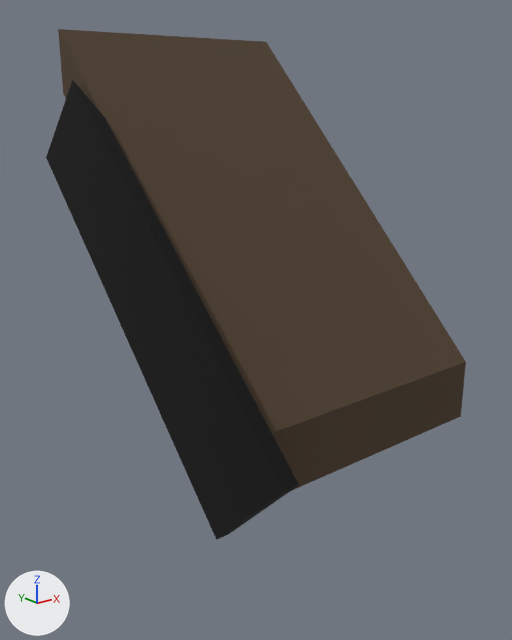
What one commit did to the glTF model godot/assets/props/modelle/dach_ortgang_1m_l_kaputt.glb.
Rendered twice from a 50 mm camera at (-1.101, -0.738, 0.791) aimed at (-0.291, 0.273, 0.387). Lighting does not change. The marker at lower left points along +X, +Y and +Z. The picture after the commit comes second. Vertices at exactly the same position are counted once.

Script lines for the objects in view, before the commit:
```python
me_dach_ortgang_1m_l_kaputt = bpy.data.meshes.new('dach_ortgang_1m_l_kaputt')
me_dach_ortgang_1m_l_kaputt.from_pydata(...)  # 26 vertices, 44 faces; spans x -0.525..0.0, y -0.085..0.648, z 0.102..0.913
# faces by material slot: [32, 12]
me_dach_ortgang_1m_l_kaputt.materials.append(mat_schindeln)  # brown #514030
me_dach_ortgang_1m_l_kaputt.materials.append(mat_holz_verkohlt)  # black #010101
ob_dach_ortgang_1m_l_kaputt = bpy.data.objects.new('dach_ortgang_1m_l_kaputt', me_dach_ortgang_1m_l_kaputt)
ob_dach_ortgang_1m_l_kaputt.location = (0.0, 0.0, 0.0)
```
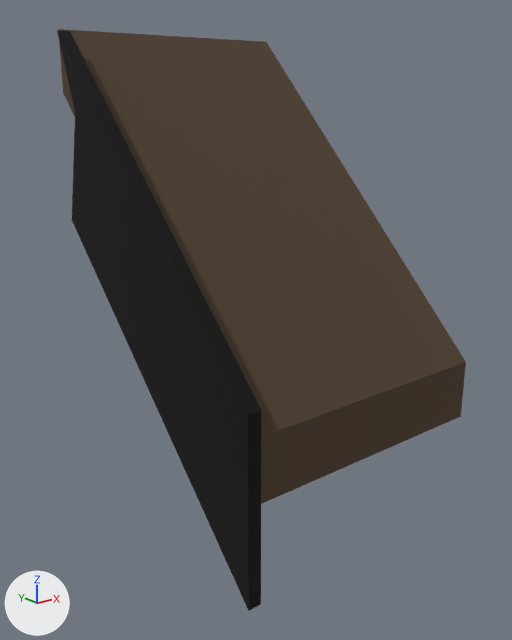
What differs and where, as boxes [x1, y1, x2, y2] in the pictures (512 x 640 px; the box of a moved part takes in the faces that stretch with it):
'dach_ortgang_1m_l_kaputt', reshaped (14% taller): before [46, 29, 466, 540]; after [57, 29, 466, 611]
part 1 of me_dach_ortgang_1m_l_kaputt, moved or reshaped: before [46, 80, 299, 540]; after [57, 30, 261, 611]

The change, as a diff of the scene's bpy script:
```diff
--- a/godot/assets/props/modelle/dach_ortgang_1m_l_kaputt.glb.py
+++ b/godot/assets/props/modelle/dach_ortgang_1m_l_kaputt.glb.py
@@ me_dach_ortgang_1m_l_kaputt @@
 # used by ob_dach_ortgang_1m_l_kaputt; location = (0.0, 0.0, 0.0)
-me_dach_ortgang_1m_l_kaputt.from_pydata(...)  # 26 vertices, 44 faces; spans x -0.525..0.0, y -0.085..0.648, z 0.102..0.913
+me_dach_ortgang_1m_l_kaputt.from_pydata(...)  # 28 vertices, 48 faces; spans x -0.525..0.0, y 0.0..0.6, z 0.017..0.913
+# me_dach_ortgang_1m_l_kaputt part 1
+# 7 vertices are removed from x -0.525..-0.5, y -0.085..0.648, z 0.102..0.758
+# 12 faces are deleted
+# 1 vertex moves from x -0.524, y 0.503, z 0.822 to x -0.5, y 0.5, z 0.767
+# 9 vertices are added at x -0.525..-0.5, y 0.0..0.55, z 0.017..0.906
+# 16 new faces join them, mat_holz_verkohlt (black #010101)
 me_dach_ortgang_1m_l_kaputt.materials.append(mat_schindeln)
```
